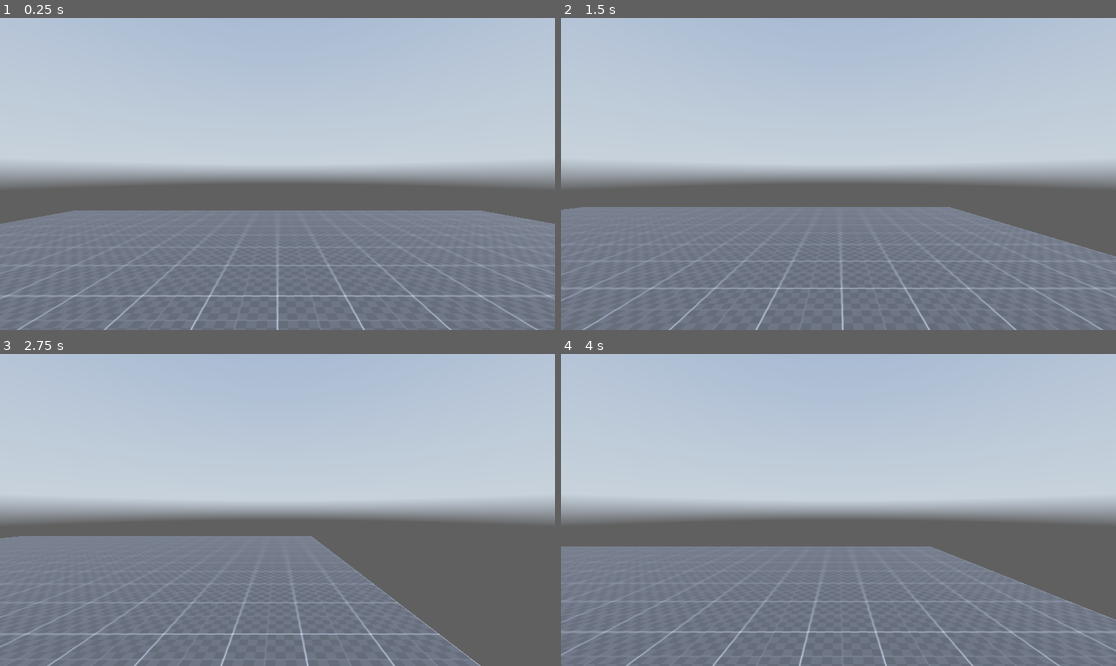
Above: before the commit, frames 1-4 (two rows, left to right).
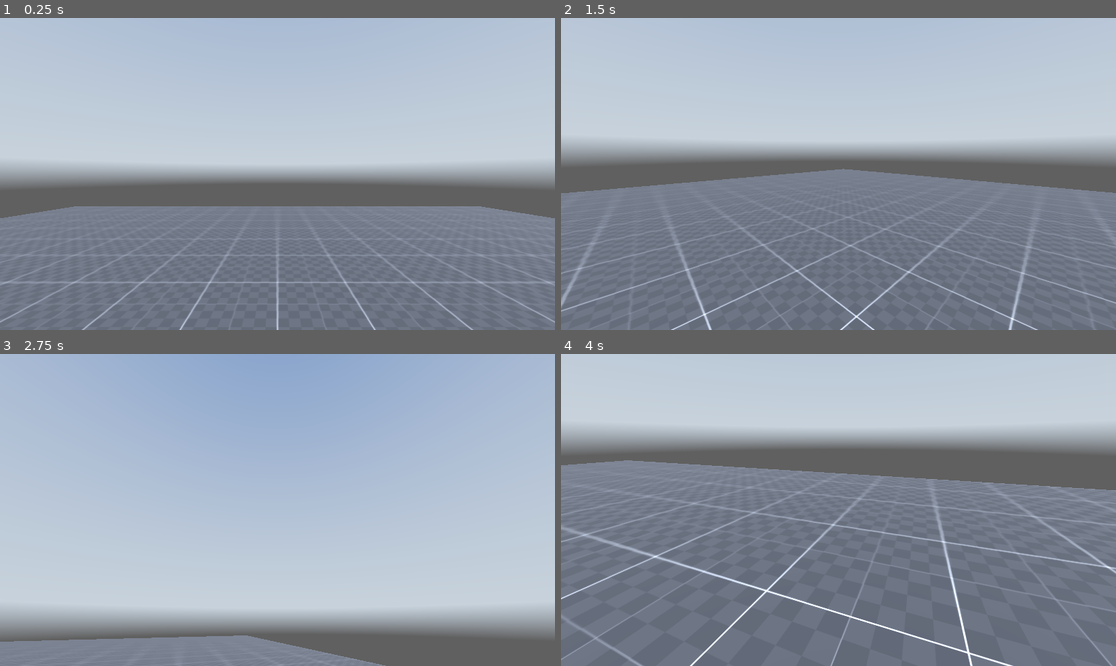
Above: after the commit, the same moments.

Repository: VoHoxR/nsf-game
Game: Godot game, scene res://scenes/main.tscn
Same seed, same stepped clock (60 frames per second), same inputs: the game is played once before the commit and once after it. A sky picture missing from this copy of the repository is replaced by a grey-blue gradient.
Inputs (mouse positions are in pixels of both pictures, inside the frame that each line leads up to):
- Up to frame 1 (0.25 s): no input
- Up to frame 2 (1.5 s): tap Enter (ui_accept) at 0.5, 0.77 s; move the mouse to (960, 158) at 0.52 s; hold D (right) 0.53-1.28 s; hold C (crouch) 0.53-1.28 s; tap Shift (sprint) at 0.8, 1.35 s; move the mouse to (727, 189) at 1.27 s; hold S (backward) from 1.28 s (still down)
- Up to frame 3 (2.75 s): tap Enter (ui_accept) at 1.52 s; tap C (crouch) at 1.55 s; move the mouse to (333, 441) at 2.02 s; release S (backward) at 2.03 s; hold D (right) from 2.03 s (still down); hold C (crouch) from 2.03 s (still down); tap Shift (sprint) at 2.3 s
- Up to frame 4 (4 s): move the mouse to (810, 572) at 2.77 s; release D (right) at 2.78 s; release C (crouch) at 2.78 s; hold W (forward) 2.78-3.53 s; tap Shift (sprint) at 2.85, 3.8 s; tap Enter (ui_accept) at 3.02, 3.77 s; tap C (crouch) at 3.05 s; move the mouse to (1005, 556) at 3.52 s; hold A (left) from 3.53 s (still down); hold C (crouch) from 3.53 s (still down)

The runs differ from the first frame. In frame 1, 3.8% of the frame differs, in the area x 0-100%, y 60-100%; in frame 2, 24%; in frame 3, 56%, in the area x 0-100%, y 0-100%; in frame 4, 42%.

Commit message:
Added basic 3d movement

Diff:
--- a/scenes/main.tscn
+++ b/scenes/main.tscn
@@ -49,6 +49,7 @@
 shape = SubResource("CapsuleShape3D_kryef")
 
 [node name="head" type="Node3D" parent="player"]
+transform = Transform3D(1, 0, 0, 0, 1, 0, 0, 0, 1, 0, 1.8, 0)
 
 [node name="Camera3D" type="Camera3D" parent="player/head"]
-transform = Transform3D(1, 0, 0, 0, 1, 0, 0, 0, 1, 0, 1.8, 0)
+transform = Transform3D(1, 0, 0, 0, 1, 0, 0, 0, 1, 0, -0.2, 0)
--- a/scripts/player.gd
+++ b/scripts/player.gd
@@ -1,4 +1,6 @@
 extends CharacterBody3D
+
+@onready var head: Node3D = $head
 
 
 var current_speed = 5.0
@@ -9,15 +11,36 @@
 
 const jump_vel = 4.5
 
-const mouse_sens = 0.4
+const mouse_sens = 0.2
+
+var lerp_speed = 10.0
+
+var direction = Vector3.ZERO
+
+var crouching_depth = -0.8
+
+var gravity = ProjectSettings.get_setting("physics/3d/default_gravity")
+
+func _ready():
+	Input.set_mouse_mode(Input.MOUSE_MODE_CAPTURED)
+
+func _input(event):
+	if event is InputEventMouseMotion:
+		rotate_y(-deg_to_rad(event.relative.x * mouse_sens))
+		head.rotate_x(deg_to_rad(-event.relative.y * mouse_sens))
+		head.rotation.x = clamp(head.rotation.x,deg_to_rad(-50),deg_to_rad(60))
 
 
 func _physics_process(delta: float) -> void:
-
-	if Input.is_action_pressed("sprint"):
-		current_speed = sprinting_speed
+	if Input.is_action_pressed("crouch"):
+		current_speed = crouching_speed
+		head.position.y = lerp(head.position.y,1.8 + crouching_depth,delta*lerp_speed)
 	else:
-		current_speed = walking_speed
+		head.position.y = lerp(head.position.y,1.8,delta*lerp_speed)
+		if Input.is_action_pressed("sprint"):
+			current_speed = sprinting_speed
+		else:
+			current_speed = walking_speed
 
 	# Add the gravity.
 	if not is_on_floor():
@@ -29,8 +52,9 @@
 
 	# Get the input direction and handle the movement/deceleration.
 	# As good practice, you should replace UI actions with custom gameplay actions.
-	var input_dir := Input.get_vector("left", "right", "forward", "backward")
-	var direction := (transform.basis * Vector3(input_dir.x, 0, input_dir.y)).normalized()
+	var input_dir = Input.get_vector("left", "right", "forward", "backward")
+	direction = lerp(direction,(transform.basis * Vector3(input_dir.x, 0, input_dir.y)).normalized(),delta*lerp_speed)
+
 	if direction:
 		velocity.x = direction.x * current_speed
 		velocity.z = direction.z * current_speed
